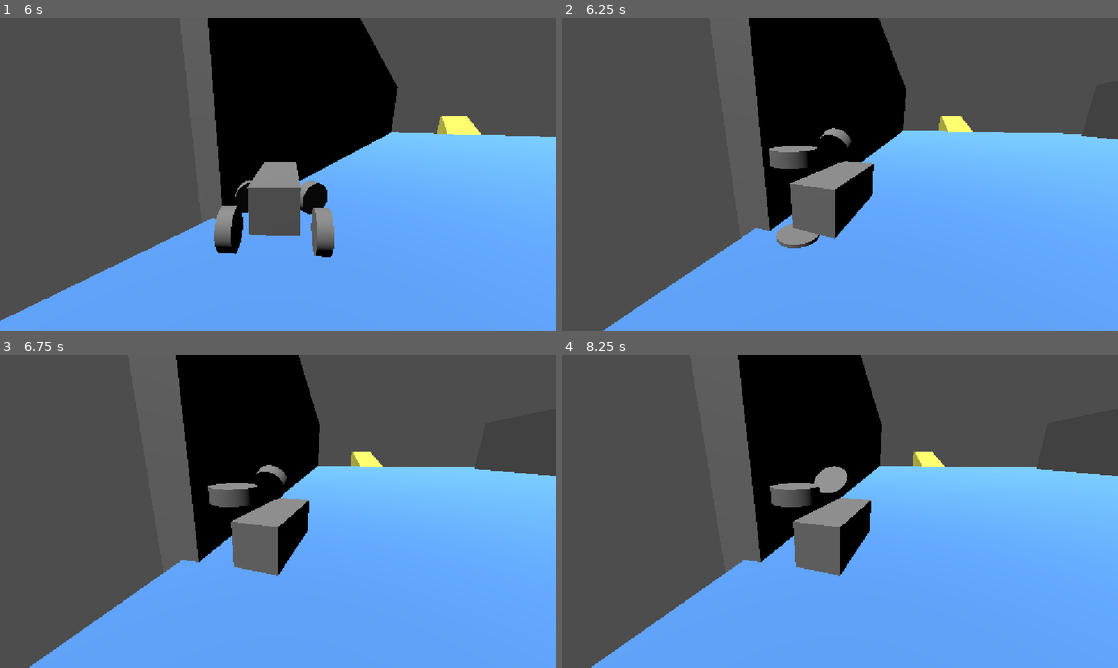
Above: before the commit, frames 1-4 (two rows, left to right).
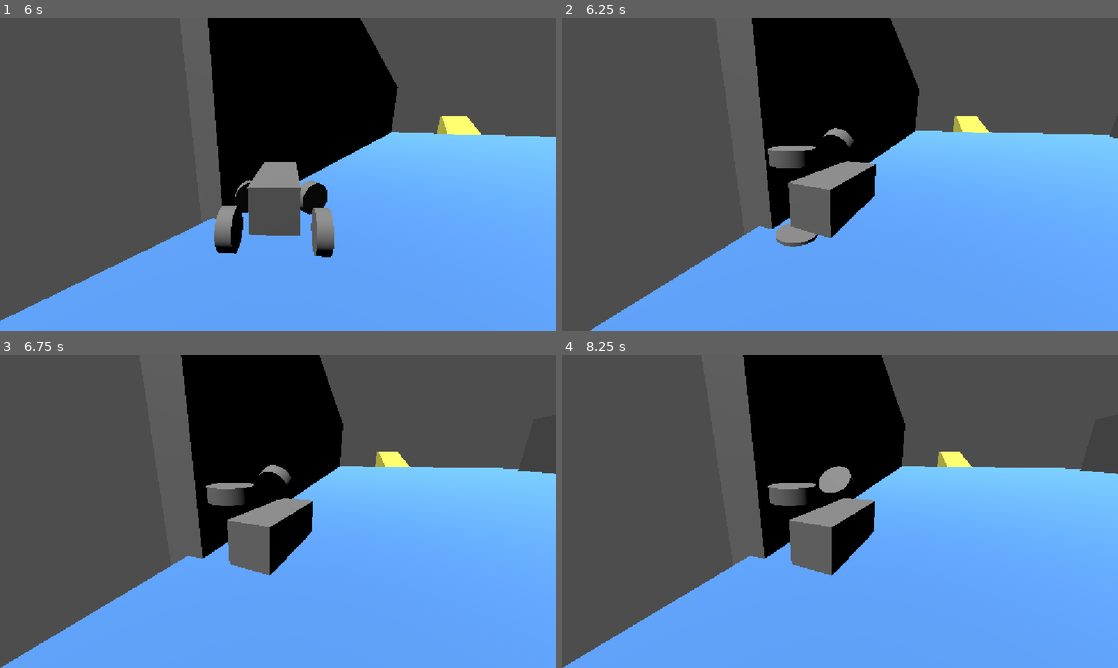
Above: after the commit, the same moments.

Repository: MauroEscalante-Hub/Linea-San-Gnomo
Game: Godot game, scene res://escena_para_pruebas.tscn
Two runs of this game, one before a commit and one after it. Both use one fixed random seed, a clock stepped at 60 frames per second and the inputs below. The project has no main scene, so this scene is started directly.
Inputs:
- Up to frame 1 (6 s): hold W (avanzar) 0.53-2.03 s; tap S (frenar) every 0.75 s from 0.6 to 5.85 s; hold A (izquierda) 2.03-4.28 s; hold D (derecha) 4.28-5.03 s; hold W (avanzar) 5.03-5.78 s; hold D (derecha) from 5.78 s (still down)
- Up to frame 2 (6.25 s): keep holding D (derecha)
- Up to frame 3 (6.75 s): keep holding D (derecha); tap S (frenar) at 6.6 s
- Up to frame 4 (8.25 s): tap Enter at 7.25 s; tap S (frenar) at 7.35, 8.1 s; tap Space at 8 s; release D (derecha) at 8.03 s; hold A (izquierda) from 8.03 s (still down)

Frame 1 is identical in both runs. In frame 2, 2.7% of the frame differs, in the area x 5-100%, y 0-100%; in frame 3, 4.7%; in frame 4, 4.7%, in the area x 0-100%, y 0-100%.

Commit message:
kick off

Diff:
--- a/escenas/jugador/jugador.gd
+++ b/escenas/jugador/jugador.gd
@@ -15,10 +15,8 @@
 func _physics_process(delta):
 	steering = lerp(steering, Input.get_axis("derecha","izquierda") * max_steer, velocidad_de_giro * delta)
 	engine_force = Input.get_axis("frenar", "avanzar") * engine_power
-	print("frente auto: ", -transform.basis.z)
 
-	if pegado_a_pared:
-		print("ESTOY PEGADO")
+
 
 	if detector_derecho.is_colliding() and !pegado_a_pared:
 		var normal = detector_derecho.get_collision_normal()
@@ -28,7 +26,7 @@
 		var nuevo_basis = Basis.looking_at(direccion, normal)
 		global_transform.basis = nuevo_basis
 		var hacia_pared = -normal
-		apply_central_force(hacia_pared * 100.0)
+		apply_central_force(hacia_pared * 1000.0)
 		pegado_a_pared = true
 
 	if detector_izquierdo.is_colliding()and !pegado_a_pared:
@@ -39,5 +37,5 @@
 		var nuevo_basis = Basis.looking_at(direccion, normal)
 		global_transform.basis = nuevo_basis
 		var hacia_pared = -normal
-		apply_central_force(hacia_pared * 100.0)
+		apply_central_force(hacia_pared * 1000.0)
 		pegado_a_pared = true
